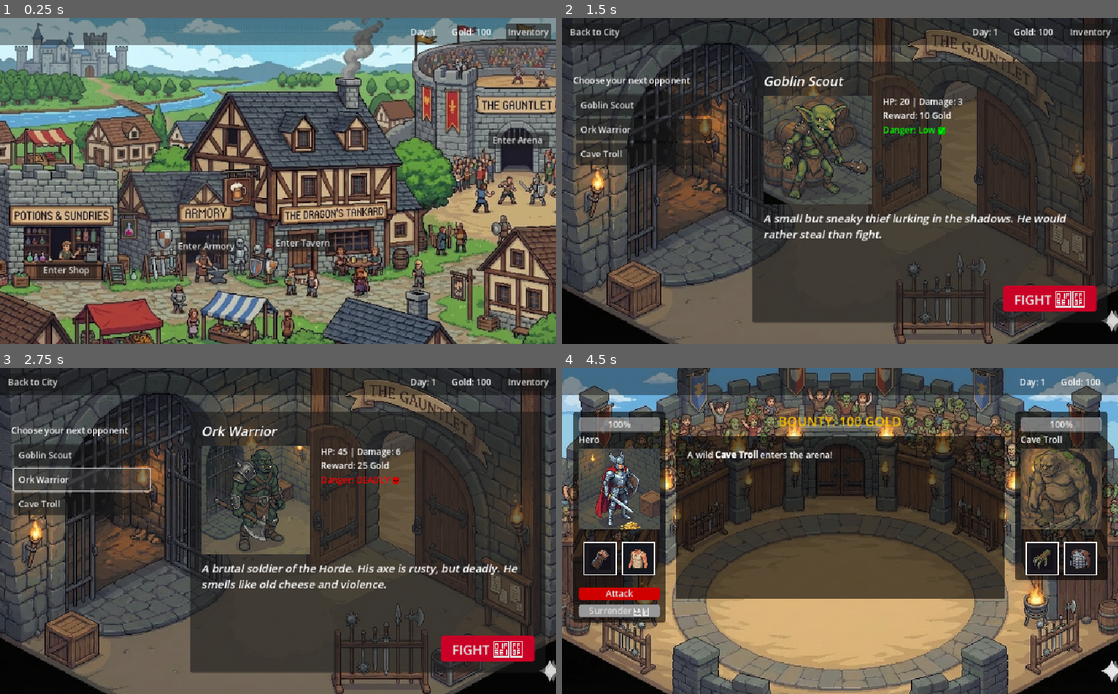
Above: before the commit, frames 1-4 (two rows, left to right).
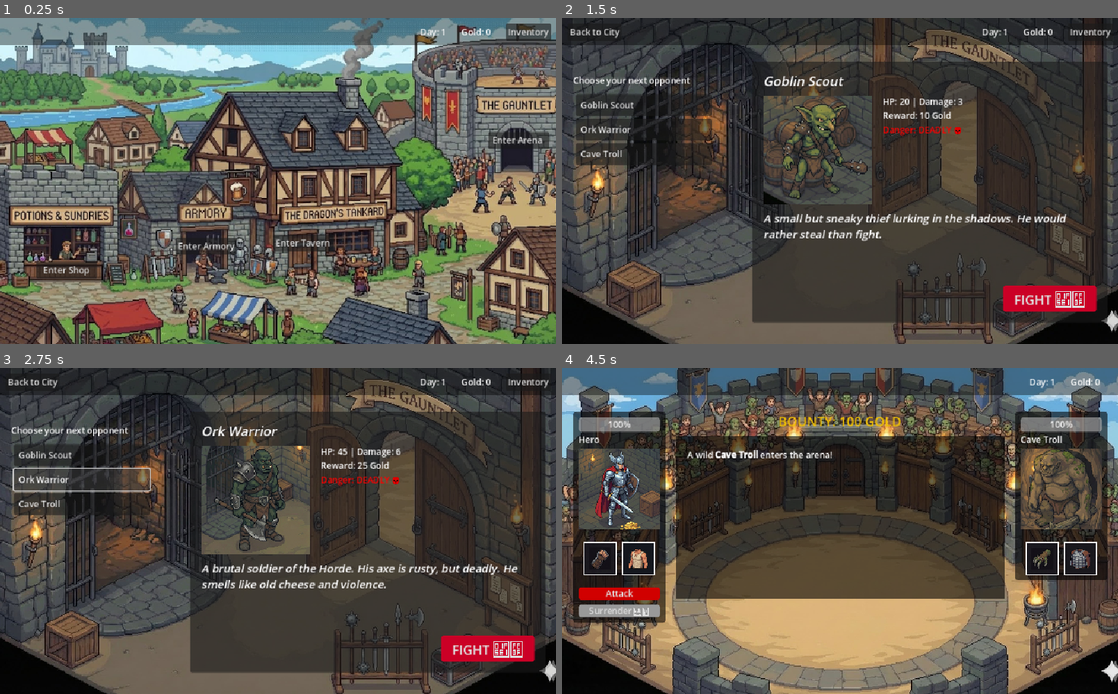
Above: after the commit, the same moments.

Repository: Plata101/Arena-In-Luskan-Godot
Game: Godot game, scene res://scenes/main.tscn
Two runs of this game, one before a commit and one after it. Both use one fixed random seed, a clock stepped at 60 frames per second and the inputs below. The engine's default icon, where the game draws it, is replaced by a stand-in: a white triangle on a blue panel in a dark square.
Inputs:
- Up to frame 1 (0.25 s): no input
- Up to frame 2 (1.5 s): click "Enter Arena" at 0.5 s; click "Goblin Scout" at 1.25 s
- Up to frame 3 (2.75 s): click "Ork Warrior" at 2 s
- Up to frame 4 (4.5 s): click "Cave Troll" at 2.75 s; click "FIGHT 🗡️" at 3.5 s; click "Attack" at 4.25 s

The runs differ from the first frame. In frame 1, 0.2% of the frame differs, in the area x 73-89%, y 3-7%; in frame 2, 0.4%, in the area x 57-89%, y 3-37%; in frame 3, 0.2%; in frame 4, 0.2%.

Commit message:
Introscreen setup

Diff:
--- /dev/null
+++ b/scenes/intro_screen.tscn
@@ -0,0 +1,118 @@
+[gd_scene load_steps=3 format=3 uid="uid://ciuotqx68bcya"]
+
+[ext_resource type="Texture2D" uid="uid://bhxl0vh7kc64m" path="res://assets/sprites/startscreen-bg.jpg" id="1_knwjy"]
+[ext_resource type="Script" uid="uid://bcgo8wrbx5fw7" path="res://scripts/intro_screen.gd" id="1_m3gk3"]
+
+[node name="IntroScreen" type="Control"]
+layout_mode = 3
+anchors_preset = 15
+anchor_right = 1.0
+anchor_bottom = 1.0
+grow_horizontal = 2
+grow_vertical = 2
+script = ExtResource("1_m3gk3")
+
+[node name="TextureRect" type="TextureRect" parent="."]
+layout_mode = 1
+anchors_preset = 15
+anchor_right = 1.0
+anchor_bottom = 1.0
+grow_horizontal = 2
+grow_vertical = 2
+texture = ExtResource("1_knwjy")
+expand_mode = 2
+
+[node name="ColorRect" type="ColorRect" parent="."]
+layout_mode = 1
+anchors_preset = 15
+anchor_right = 1.0
+anchor_bottom = 1.0
+grow_horizontal = 2
+grow_vertical = 2
+color = Color(0, 0, 0, 0.705882)
+
+[node name="LoreContainer" type="VBoxContainer" parent="."]
+unique_name_in_owner = true
+layout_mode = 1
+anchors_preset = 8
+anchor_left = 0.5
+anchor_top = 0.5
+anchor_right = 0.5
+anchor_bottom = 0.5
+offset_left = -20.0
+offset_top = -20.0
+offset_right = 20.0
+offset_bottom = 20.0
+grow_horizontal = 2
+grow_vertical = 2
+
+[node name="LoreText" type="RichTextLabel" parent="LoreContainer"]
+unique_name_in_owner = true
+custom_minimum_size = Vector2(600, 0)
+layout_mode = 2
+bbcode_enabled = true
+fit_content = true
+
+[node name="BtnContinue" type="Button" parent="LoreContainer"]
+unique_name_in_owner = true
+layout_mode = 2
+text = "Continue"
+
+[node name="NameContainer" type="VBoxContainer" parent="."]
+unique_name_in_owner = true
+layout_mode = 1
+anchors_preset = 8
+anchor_left = 0.5
+anchor_top = 0.5
+anchor_right = 0.5
+anchor_bottom = 0.5
+offset_left = -20.0
+offset_top = -20.0
+offset_right = 20.0
+offset_bottom = 20.0
+grow_horizontal = 2
+grow_vertical = 2
+
+[node name="Label" type="Label" parent="NameContainer"]
+layout_mode = 2
+text = "What is your name, gladiator?"
+
+[node name="NameInput" type="LineEdit" parent="NameContainer"]
+unique_name_in_owner = true
+layout_mode = 2
+
+[node name="BtnConfirmName" type="Button" parent="NameContainer"]
+unique_name_in_owner = true
+layout_mode = 2
+text = "Accept"
+
+[node name="ClassContainer" type="HBoxContainer" parent="."]
+unique_name_in_owner = true
+layout_mode = 1
+anchors_preset = 8
+anchor_left = 0.5
+anchor_top = 0.5
+anchor_right = 0.5
+anchor_bottom = 0.5
+offset_left = -20.0
+offset_top = -20.0
+offset_right = 20.0
+offset_bottom = 20.0
+grow_horizontal = 2
+grow_vertical = 2
+theme_override_constants/separation = 20
+
+[node name="BtnWarrior" type="Button" parent="ClassContainer"]
+unique_name_in_owner = true
+layout_mode = 2
+text = "Warrior"
+
+[node name="BtnThief" type="Button" parent="ClassContainer"]
+unique_name_in_owner = true
+layout_mode = 2
+text = "Thief"
+
+[node name="BtnBrawler" type="Button" parent="ClassContainer"]
+unique_name_in_owner = true
+layout_mode = 2
+text = "Brawler"
--- a/scripts/GameManager.gd
+++ b/scripts/GameManager.gd
@@ -4,16 +4,21 @@
 var main_node = null
 
 # Spieler-Daten
-var currentGold: int = 100
-var playerHp: int = 100
-var playerMaxHp: int = 100
-var playerStrength: int = 5
+
+# --- NEUE SPIELER-DATEN ---
+var player_name: String = "Unknown"
+var player_class: String = ""
+
+var currentGold: int
+var playerHp: int
+var playerMaxHp: int
+var playerStrength: int
 var playerArmor: int = 0
 
 # Neue Stats
-var playerStamina: int = 5
-var playerDexterity: int = 5
-var playerLuck: int = 5
+var playerStamina: int
+var playerDexterity: int
+var playerLuck: int
 
 var playerEndurance: int = 100
 var playerMaxEndurance: int = 100
@@ -71,6 +76,8 @@
 	{"name": "Letter", "type": "Misc", "bonus": 0, "price": 0, "icon": "res://assets/sprites/items/scroll.png"},
 ]
 
+
+
 var currentEnemy = {} # Hier speichern wir das ausgewählte Monster vor dem Szenenwechsel
 
 # NEUE VARIABLEN FÜR DEN LOOP
@@ -81,6 +88,38 @@
 func _ready():
 	# Sortiert den Shop direkt beim Start einmal durch
 	sort_inventories()
+
+
+func setup_player(chosen_class: String):
+	player_class = chosen_class
+
+	if chosen_class == "Warrior":
+		currentGold = 100
+		playerMaxHp = 100
+		playerStrength = 6
+		playerStamina = 6
+		playerDexterity = 4
+		playerLuck = 2
+		# Hier später Start-Items (Schwert & Rüstung) ins Inventar pushen
+
+	elif chosen_class == "Thief":
+		currentGold = 200
+		playerMaxHp = 80
+		playerStrength = 3
+		playerStamina = 4
+		playerDexterity = 6
+		playerLuck = 6
+
+	elif chosen_class == "Brawler":
+		currentGold = 50
+		playerMaxHp = 150
+		playerStrength = 7
+		playerStamina = 7
+		playerDexterity = 3
+		playerLuck = 4
+
+	# Am Ende HP voll machen!
+	playerHp = playerMaxHp
 
 func sort_inventories():
 	# Sortiert alle Arrays alphabetisch (A-Z) basierend auf dem "name"-Wert
--- /dev/null
+++ b/scripts/intro_screen.gd
@@ -0,0 +1,89 @@
+extends Control
+
+# --- UI REFERENZEN ---
+@onready var loreContainer = %LoreContainer
+@onready var loreText = %LoreText
+@onready var btnContinue = %BtnContinue
+
+@onready var nameContainer = %NameContainer
+@onready var nameInput = %NameInput
+@onready var btnConfirmName = %BtnConfirmName
+
+@onready var classContainer = %ClassContainer
+@onready var btnWarrior = %BtnWarrior
+@onready var btnThief = %BtnThief
+@onready var btnBrawler = %BtnBrawler
+
+var lore_string = "So you arrived at the city in the kingdom of Oakhaven...\n\nThe once noble king turned sour in the past years, now rules the country with an iron hand and is always on campaigning to expand his lands. To keep the masses at bay and entertain them, daily fights are staged in the arena called The Gauntlet."
+
+func _ready():
+	# 1. Start-Zustand: Alles verstecken außer Lore
+	nameContainer.visible = false
+	classContainer.visible = false
+
+	btnContinue.visible = false
+	btnContinue.modulate.a = 0.0 # Für den Fade-In später
+
+	loreText.text = "[center]" + lore_string + "[/center]"
+
+	# 2. Buttons verknüpfen
+	btnContinue.pressed.connect(_on_continue_pressed)
+	btnConfirmName.pressed.connect(_on_confirm_name_pressed)
+
+	# Die bind() Funktion ist genial: Sie sagt der Funktion direkt, WELCHER Button geklickt wurde!
+	btnWarrior.pressed.connect(choose_class.bind("Warrior"))
+	btnThief.pressed.connect(choose_class.bind("Thief"))
+	btnBrawler.pressed.connect(choose_class.bind("Brawler"))
+
+	# 3. Action!
+	start_intro()
+
+func start_intro():
+	print("start")
+	loreContainer.visible = true
+	loreText.visible_ratio = 0.0
+
+	# Für Intros darf der Text gerne etwas langsamer laufen (z.B. 0.04 statt 0.02)
+	var visible_chars = loreText.get_parsed_text().length()
+	var type_duration = visible_chars * 0.04
+
+	var tween = create_tween()
+	tween.tween_property(loreText, "visible_ratio", 1.0, type_duration)
+
+	# Sobald der Text fertig ist, taucht sanft der Continue-Button auf
+	tween.tween_callback(func(): btnContinue.visible = true)
+	tween.tween_property(btnContinue, "modulate:a", 1.0, 1.0)
+
+# --- PHASE 2: NAME ---
+func _on_continue_pressed():
+	loreContainer.visible = false
+	nameContainer.visible = true
+
+# --- PHASE 3: KLASSENWAHL ---
+func _on_confirm_name_pressed():
+	print("Button wurde geklickt! Eingegebener Name: '", nameInput.text, "'")
+
+	# Verhindern, dass der Spieler keinen Namen eingibt
+	if nameInput.text.strip_edges() == "":
+		print("ABBRUCH: Das Textfeld wird als leer erkannt!")
+		return
+
+	# Name im GameManager speichern!
+	GameManager.player_name = nameInput.text.strip_edges()
+	print("Erfolg! Schalte auf Klassenauswahl um...")
+
+	nameContainer.visible = false
+	classContainer.visible = true
+
+# --- ENDE: AB IN DIE STADT ---
+func choose_class(chosen_class: String):
+	print("Player chose: ", chosen_class)
+
+	# Werte im GameManager setzen
+	GameManager.setup_player(chosen_class)
+
+	# Wechsel zur Stadt (Pfad evtl. anpassen!)
+	if GameManager.main_node:
+		GameManager.main_node.change_scene("res://scenes/city_hub.tscn")
+	else:
+		get_tree().change_scene_to_file("res://scenes/city_hub.tscn")
Binary file added: assets/sprites/brawler.jpg
Not shown, added: assets/sprites/brawler.jpg.import
Binary file added: assets/sprites/startscreen-bg.jpg
Not shown, added: assets/sprites/startscreen-bg.jpg.import
Binary file added: assets/sprites/thief.jpg
Not shown, added: assets/sprites/thief.jpg.import
Binary file added: assets/sprites/warrior.jpg
Not shown, added: assets/sprites/warrior.jpg.import
Not shown, added: scripts/intro_screen.gd.uid
